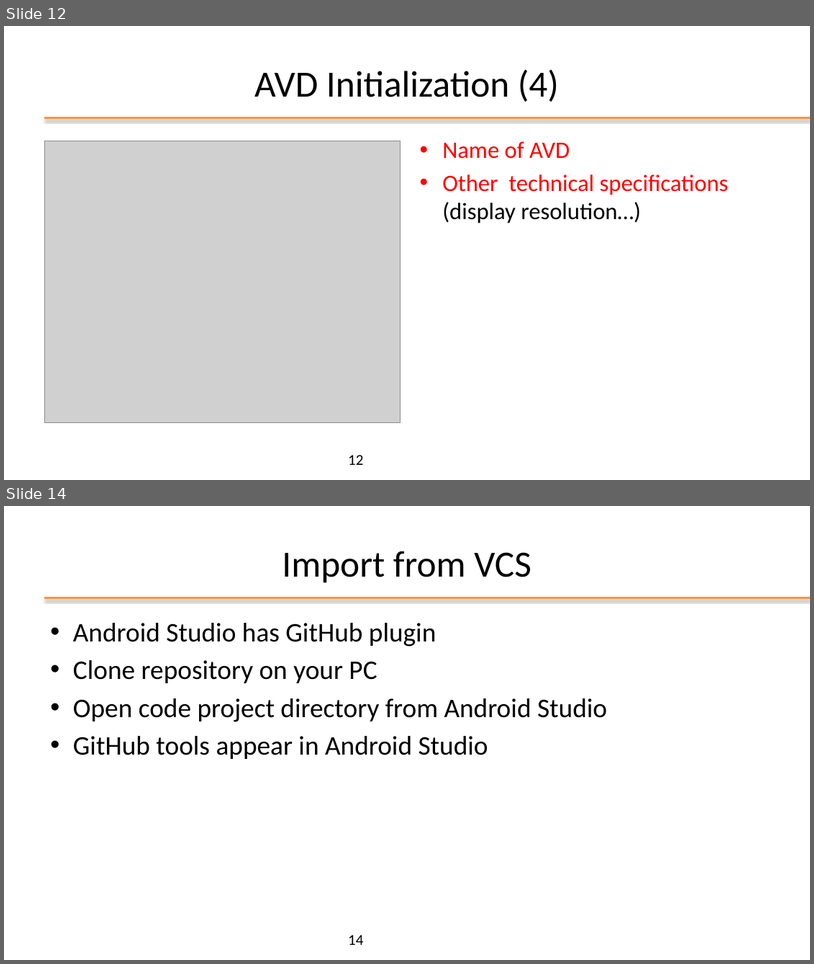
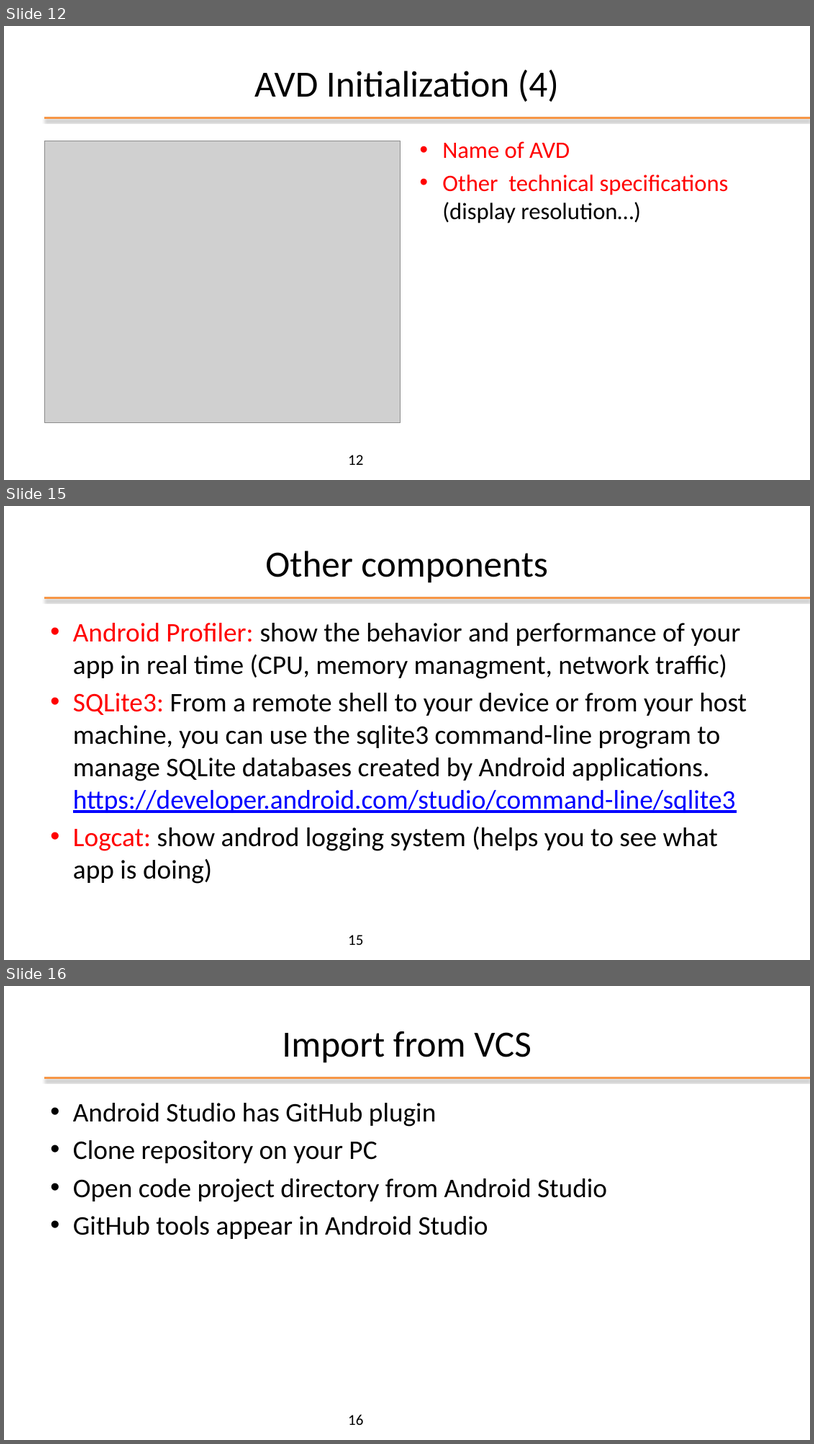
Before and after one commit to kevinmala00/ATTIVITA-PROGETTUALE, a slide deck: slides/02 - Android Studio.pptx. Shown one above the other, each under a label of ours: slides 12 and 14 before the commit, slides 12, 15 and 16 after it; the slides between them are not shown. The pictures are 814x964 and 814x1444 pixels, drawn with LibreOffice and Linux fonts; fonts in the diff are those of the drawing; grey boxes stand for pictures; background and template pictures are left out. Boxes give left, top, right and bottom in pixels: in the first picture for what was removed or moved away, otherwise in the second. Text is boxed around its words. In the diff, an @@ line names an element or a change of style, - is before the commit and + after.

```diff
--- a/slides/02 - Android Studio.pptx
+++ b/slides/02 - Android Studio.pptx
@@ slide 15 added at box(4, 506, 810, 960), background #FFFFFF; not listed: 1 template element that a slide beside it also shows @@
@@ title added at box(265, 551, 548, 583), 44 pt, text #000000 @@
+Other components
@@ text added at box(73, 623, 747, 883), 32 pt, text #000000 @@
+• Android Profiler: show the behavior and performance of your app in real time (CPU, memory managment, network traffic)
+• SQLite3: From a remote shell to your device or from your host machine, you can use the sqlite3 command-line program to manage SQLite databases created by Android applications. https://developer.android.com/studio/command-line/sqlite3
+• Logcat: show androd logging system (helps you to see what app is doing)
@@ page number added at box(348, 934, 363, 944), 18 pt, text #000000 @@
+15
@@ what was slide 14 is now slide 16 @@
@@ page number at box(348, 1414, 363, 1424): text changed @@
-14
+16
```
Also in this commit, not shown: 3 slides changed, 2 other slides added.
